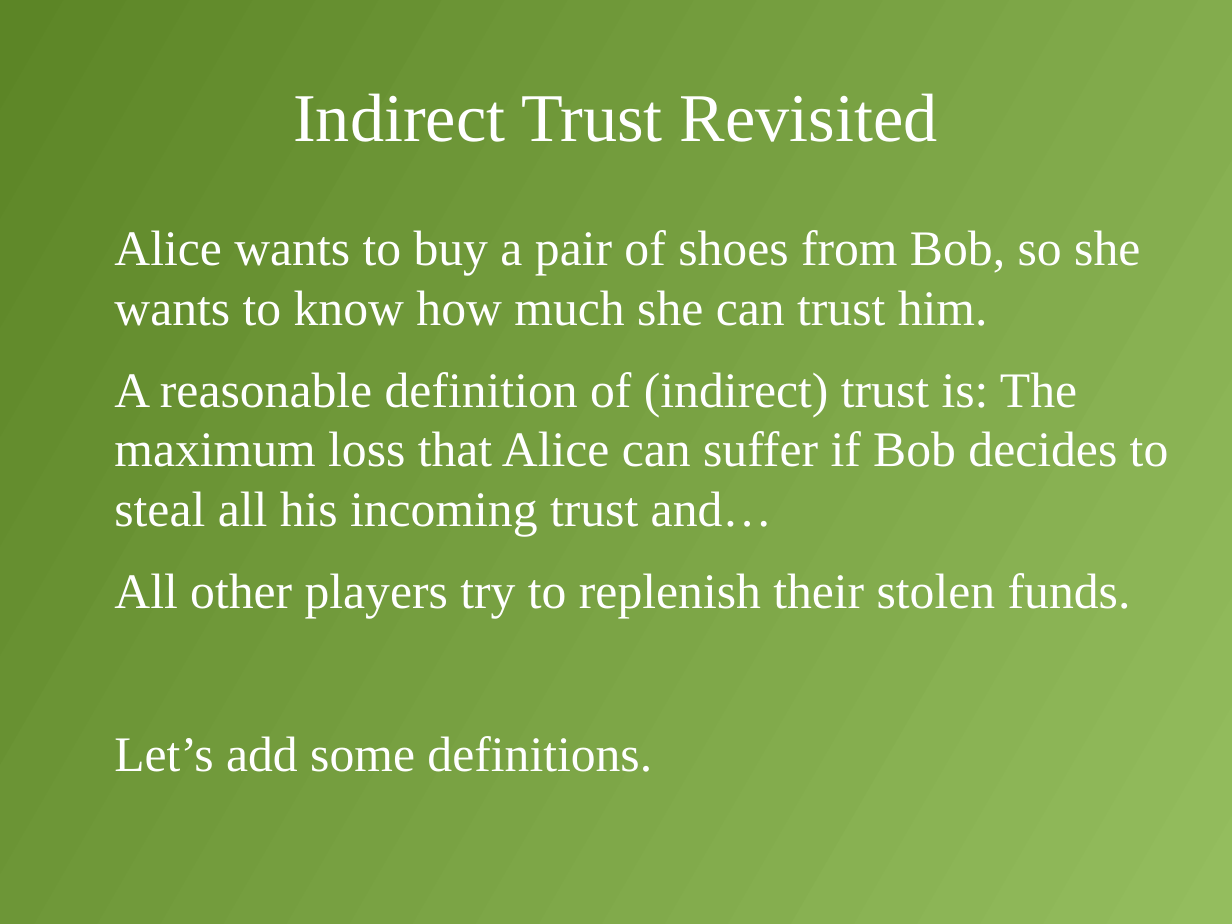
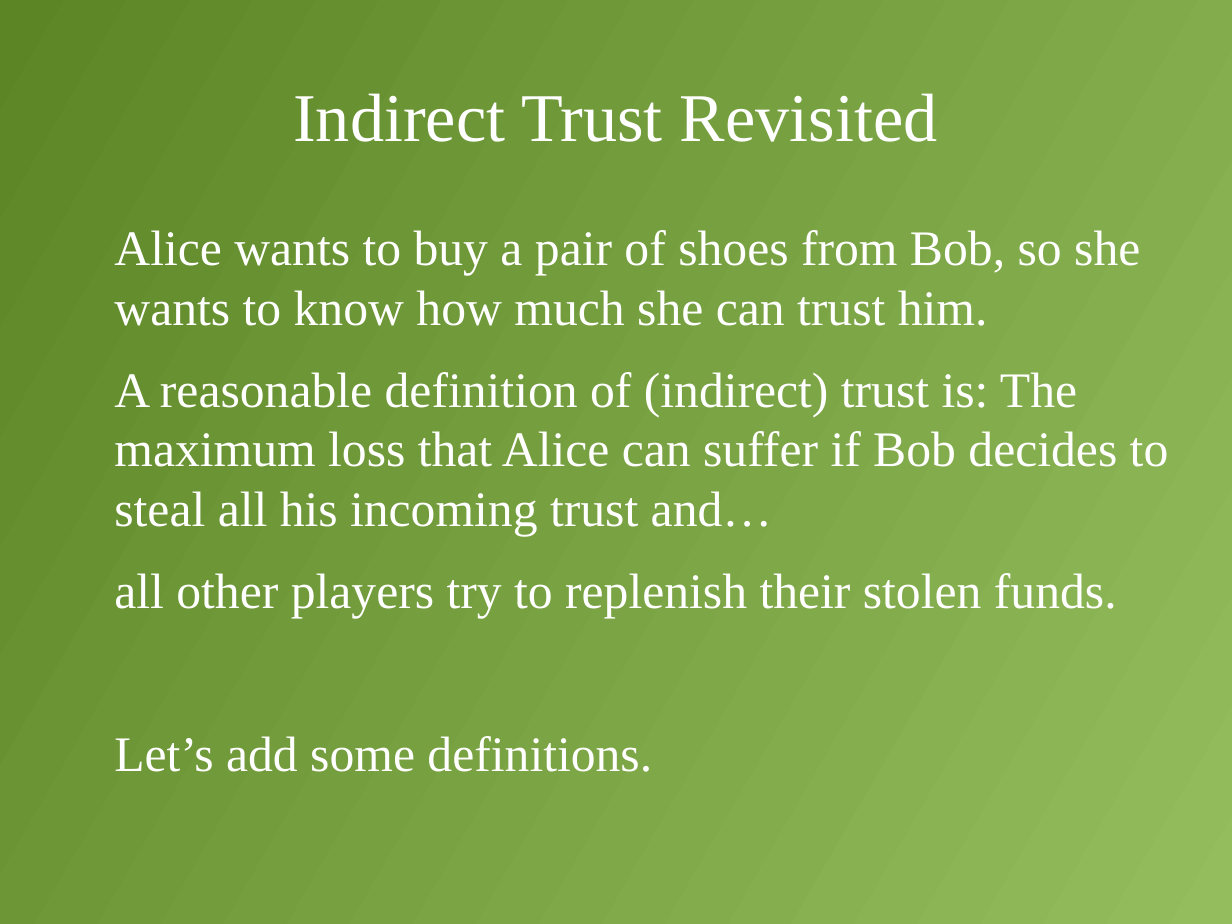
Before and after one commit to decrypto-org/TrustIsRisk, a slide deck: slide 10 of presentations/AtheCrypt10-1-2017/AtheCrypt10-1-2017.odp. Drawn at 1232x924 pixels with LibreOffice and Linux fonts; fonts in the diff are those of the drawing. Boxes give left, top, right and bottom in pixels: in the first picture for what was removed or moved away, otherwise in the second. Text is boxed around its words. In the diff, an @@ line names an element or a change of style, - is before the commit and + after.

```diff
--- a/presentations/AtheCrypt10-1-2017/AtheCrypt10-1-2017.odp
+++ b/presentations/AtheCrypt10-1-2017/AtheCrypt10-1-2017.odp
@@ text at (114,573,1117,618): text changed @@
-All other players try to replenish their stolen funds.
+all other players try to replenish their stolen funds.
```
Also in this commit, not shown: 2 other slides changed.
